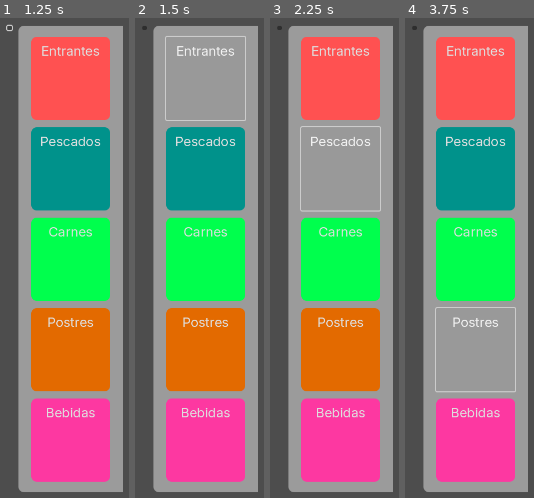
Above: before the commit, frames 1-4 (left to right).
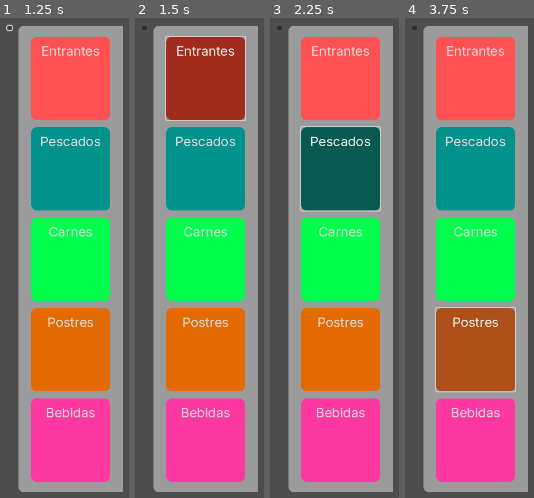
Above: after the commit, the same moments.

Repository: rteijeiro/tpv
Game: Godot game, scene res://scenes/main.tscn
Same seed, same stepped clock (60 frames per second), same inputs: the game is played once before the commit and once after it. The project has no main scene, so this scene is started directly.
Inputs (mouse positions are in pixels of both pictures, inside the frame that each line leads up to):
- Up to frame 1 (1.25 s): click (9, 27) at 0.5 s
- Up to frame 2 (1.5 s): click "Entrantes" at 1.25 s
- Up to frame 3 (2.25 s): click "Pescados" at 2 s
- Up to frame 4 (3.75 s): click "Carnes" at 2.75 s; click "Postres" at 3.5 s

Frame 1 is identical in both runs. In frame 2, 10% of the frame differs, in the area x 24-86%, y 3-22%; in frame 3, 10%, in the area x 24-86%, y 22-41%; in frame 4, 10%.

Commit message:
buttons hover fixed

Diff:
--- a/project.godot
+++ b/project.godot
@@ -18,3 +18,4 @@
 
 window/size/viewport_width=1440
 window/size/viewport_height=1024
+window/stretch/mode="viewport"
--- a/scenes/main.tscn
+++ b/scenes/main.tscn
@@ -13,6 +13,11 @@
 
 [sub_resource type="StyleBoxFlat" id="StyleBoxFlat_ro85a"]
 content_margin_bottom = 100.0
+bg_color = Color(0.622003, 0.17329, 0.113786, 1)
+corner_radius_top_left = 10
+corner_radius_top_right = 10
+corner_radius_bottom_right = 10
+corner_radius_bottom_left = 10
 
 [sub_resource type="StyleBoxFlat" id="StyleBoxFlat_dh5gh"]
 content_margin_bottom = 100.0
@@ -27,6 +32,11 @@
 
 [sub_resource type="StyleBoxFlat" id="StyleBoxFlat_owi3r"]
 content_margin_bottom = 100.0
+bg_color = Color(0.031553, 0.353366, 0.317664, 1)
+corner_radius_top_left = 10
+corner_radius_top_right = 10
+corner_radius_bottom_right = 10
+corner_radius_bottom_left = 10
 
 [sub_resource type="StyleBoxFlat" id="StyleBoxFlat_f8ram"]
 content_margin_bottom = 100.0
@@ -41,6 +51,11 @@
 
 [sub_resource type="StyleBoxFlat" id="StyleBoxFlat_gixk5"]
 content_margin_bottom = 100.0
+bg_color = Color(0.233235, 0.548305, 0.348098, 1)
+corner_radius_top_left = 10
+corner_radius_top_right = 10
+corner_radius_bottom_right = 10
+corner_radius_bottom_left = 10
 
 [sub_resource type="StyleBoxFlat" id="StyleBoxFlat_v82iv"]
 content_margin_bottom = 100.0
@@ -55,6 +70,11 @@
 
 [sub_resource type="StyleBoxFlat" id="StyleBoxFlat_agdyv"]
 content_margin_bottom = 100.0
+bg_color = Color(0.67539, 0.310207, 0.0993809, 1)
+corner_radius_top_left = 10
+corner_radius_top_right = 10
+corner_radius_bottom_right = 10
+corner_radius_bottom_left = 10
 
 [sub_resource type="StyleBoxFlat" id="StyleBoxFlat_aap6v"]
 content_margin_bottom = 100.0
@@ -69,6 +89,11 @@
 
 [sub_resource type="StyleBoxFlat" id="StyleBoxFlat_8hro5"]
 content_margin_bottom = 100.0
+bg_color = Color(0.626474, 0.271097, 0.498522, 1)
+corner_radius_top_left = 10
+corner_radius_top_right = 10
+corner_radius_bottom_right = 10
+corner_radius_bottom_left = 10
 
 [sub_resource type="StyleBoxFlat" id="StyleBoxFlat_j54k4"]
 content_margin_bottom = 100.0
